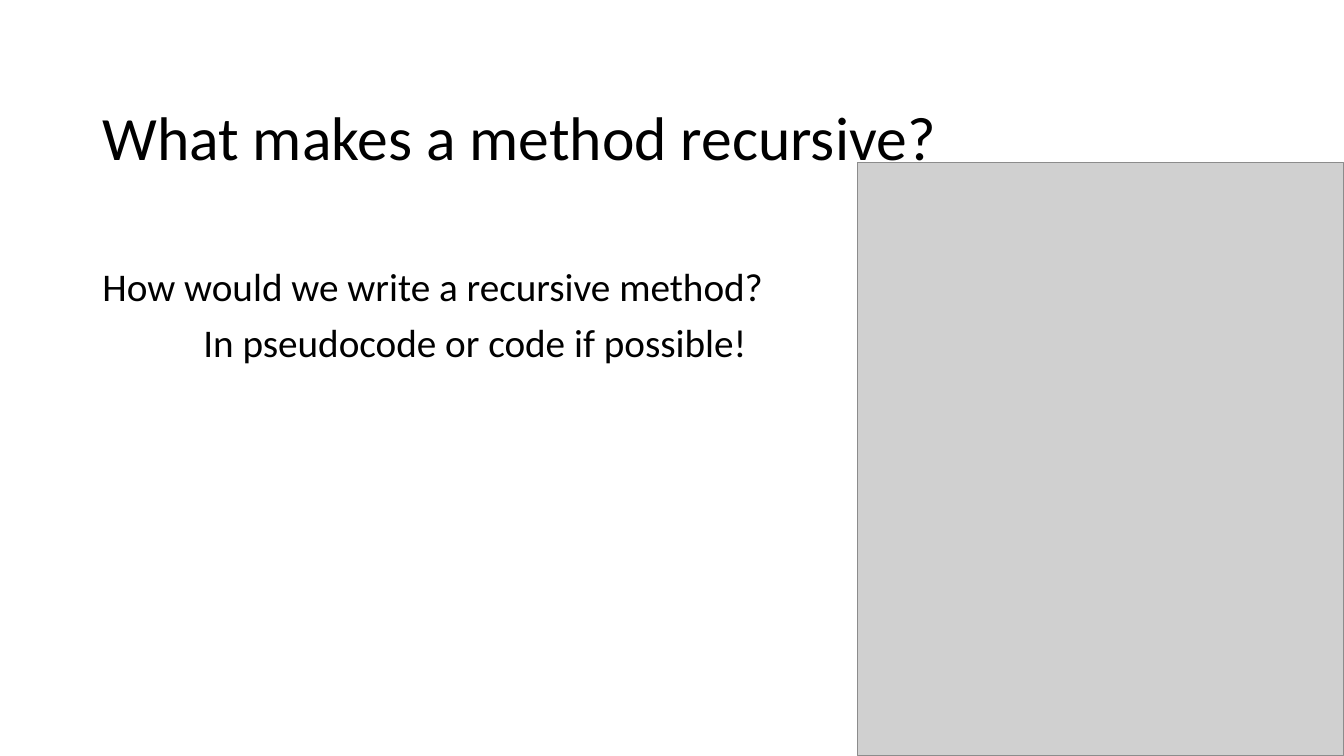
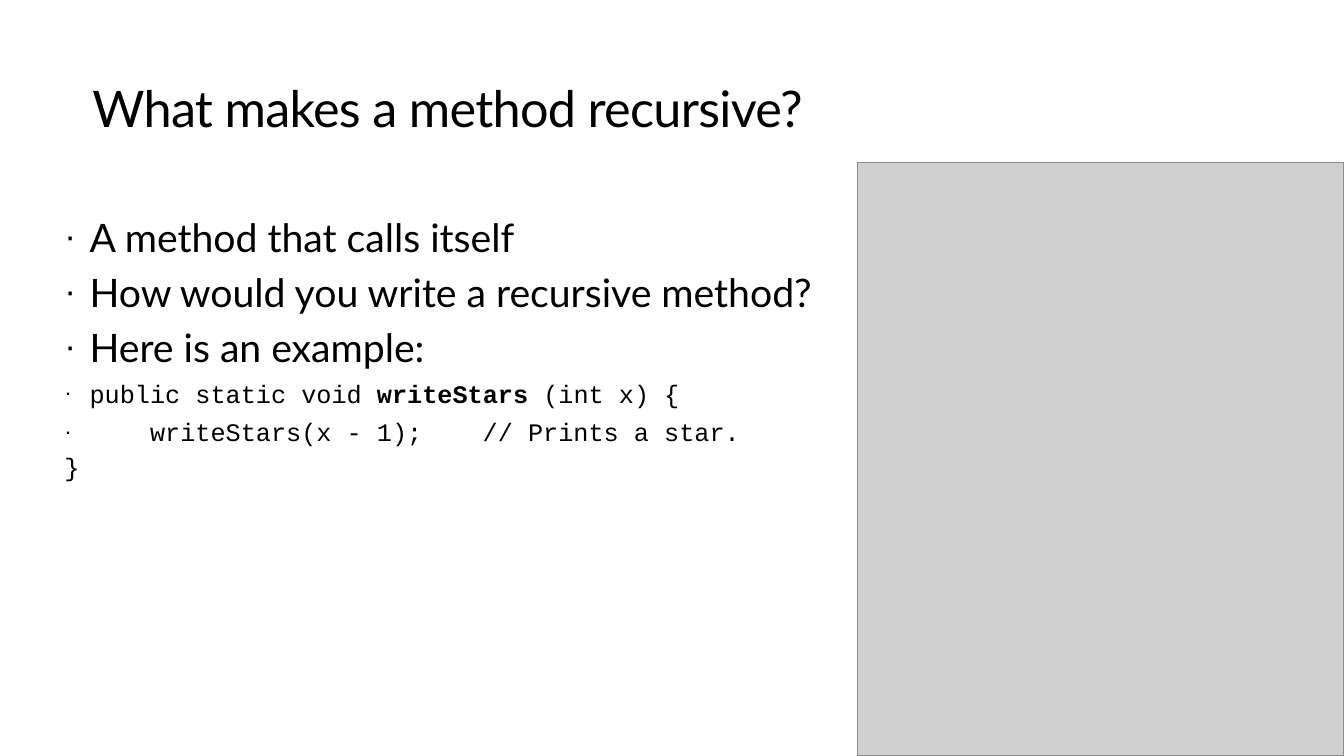
Before and after one commit to TEALSK12/apcsa-public, a slide deck: slide 29 of curriculum/Unit8/Unit8.pptx. Drawn at 1344x756 pixels with LibreOffice and Linux fonts; fonts in the diff are those of the drawing; grey boxes stand for pictures; background and template pictures are left out. Boxes give left, top, right and bottom in pixels: in the first picture for what was removed or moved away, otherwise in the second. Text is boxed around its words. In the diff, an @@ line names an element or a change of style, - is before the commit and + after.

```diff
--- a/curriculum/Unit8/Unit8.pptx
+++ b/curriculum/Unit8/Unit8.pptx
@@ title "What makes a method recursive?" at [92, 90, 803, 128]: size 44 to 36 pt, font Calibri to Lato, letter spacing 0 to -0.5 pt; line spacing 0.9 to 1; vertical alignment middle to top @@
@@ text at [90, 223, 811, 447]: text changed; font Calibri to Lato @@
-How would we write a recursive method?
-In pseudocode or code if possible!
+· A method that calls itself
+· How would you write a recursive method?
+· Here is an example:
+public static void writeStars (int x) {
+writeStars(x - 1); // Prints a star.
+}
```
Also in this commit, not shown: 40 other slides changed, 13 slides added, 13 slides removed, 4 other files.
